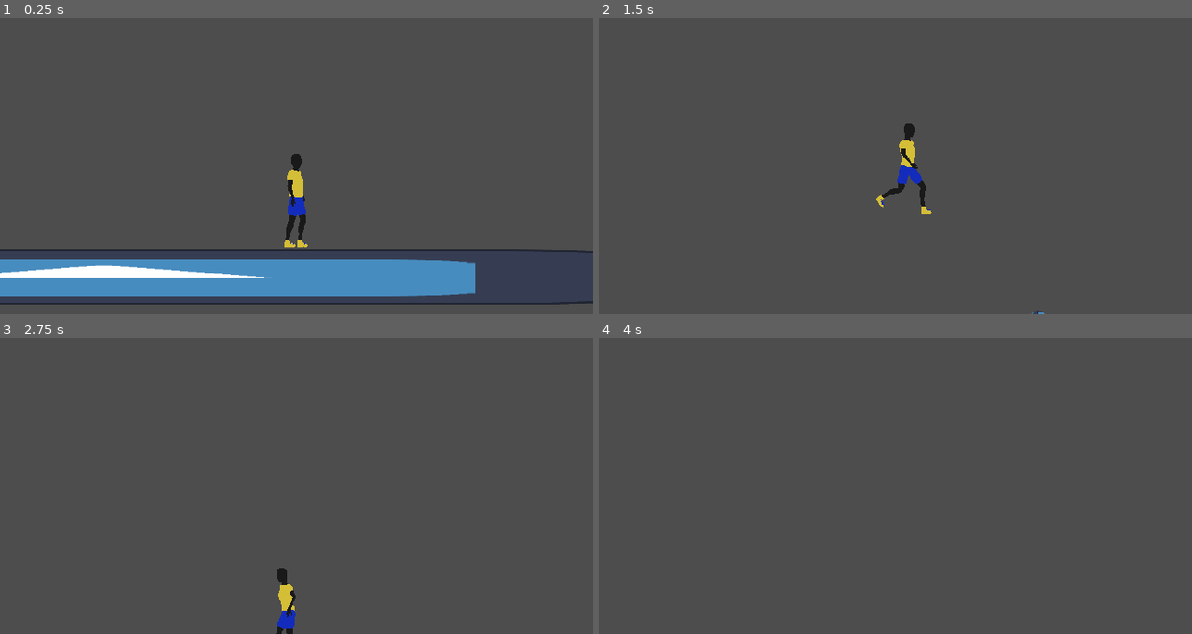
Above: before the commit, frames 1-4 (two rows, left to right).
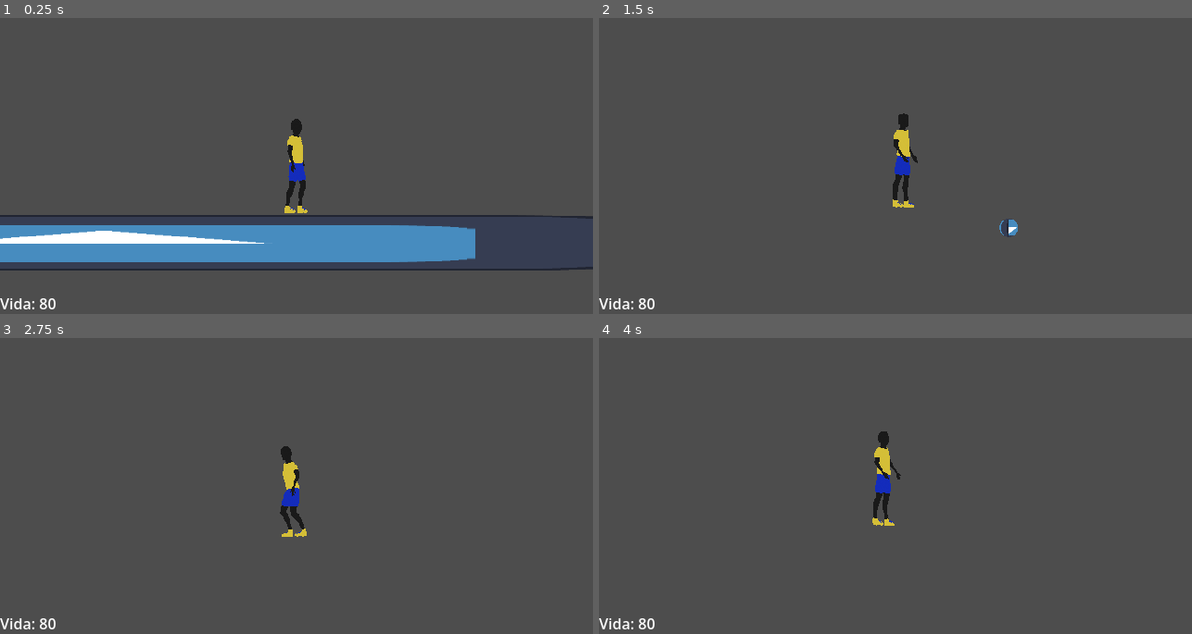
Above: after the commit, the same moments.

Repository: yGabrielT/A-Sombra-de-um-Jogador
Game: Godot game, scene res://Scenes/MainScenes/node_2d.tscn
Two runs of this game, one before a commit and one after it. Both use one fixed random seed, a clock stepped at 60 frames per second and the inputs below. The engine's default icon, where the game draws it, is replaced by a stand-in: a white triangle on a blue panel in a dark square.
Inputs (mouse positions are in pixels of both pictures, inside the frame that each line leads up to):
- Up to frame 1 (0.25 s): no input
- Up to frame 2 (1.5 s): move the mouse to (1025, 151) at 0.52 s; hold D (right) from 0.53 s (still down); right-click (1025, 151) at 0.6 s; tap W (up) at 0.77, 1.07 s; click (1025, 151) at 0.8 s; move the mouse to (776, 180) at 1.27 s; click (776, 180) at 1.35 s
- Up to frame 3 (2.75 s): tap W (up) at 1.52, 1.55, 1.82, 2.1 s; move the mouse to (355, 420) at 2.02 s; release D (right) at 2.03 s; hold A (left) from 2.03 s (still down); right-click (355, 420) at 2.3 s
- Up to frame 4 (4 s): move the mouse to (865, 545) at 2.77 s; release A (left) at 2.78 s; hold D (right) from 2.78 s (still down); right-click (865, 545) at 2.85 s; tap W (up) at 3.02, 3.32, 3.77, 3.8 s; click (865, 545) at 3.05 s; move the mouse to (1073, 530) at 3.52 s; click (1073, 530) at 3.6 s

The runs differ from the first frame. In frame 1, 21% of the frame differs, in the area x 0-100%, y 34-99%; in frame 2, 1.2%; in frame 3, 1.3%; in frame 4, 0.9%.

Commit message:
health system, hud, enemy2 and damage enemies

Diff:
--- a/Scenes/InstaceableScenes/ball.tscn
+++ b/Scenes/InstaceableScenes/ball.tscn
@@ -7,8 +7,9 @@
 [sub_resource type="SphereMesh" id="SphereMesh_g4v7s"]
 
 [node name="Ball" type="RigidBody2D" unique_id=1447658044]
-collision_layer = 2
+collision_layer = 8
 collision_mask = 2
+mass = 0.5
 
 [node name="CollisionShape2D" type="CollisionShape2D" parent="." unique_id=588001314]
 shape = SubResource("CircleShape2D_g4v7s")
--- a/Scenes/InstaceableScenes/card.tscn
+++ b/Scenes/InstaceableScenes/card.tscn
@@ -4,9 +4,10 @@
 [ext_resource type="Script" uid="uid://jro1xyiqnd26" path="res://Scripts/card.gd" id="1_v8kqj"]
 
 [sub_resource type="RectangleShape2D" id="RectangleShape2D_u3jg4"]
+size = Vector2(32, 34)
 
 [node name="Card" type="Area2D" unique_id=449856282]
-collision_layer = 8
+collision_layer = 16
 collision_mask = 4
 script = ExtResource("1_v8kqj")
 
@@ -17,3 +18,5 @@
 modulate = Color(1, 0.90300006, 0.029999971, 1)
 scale = Vector2(0.16, 0.16)
 texture = ExtResource("1_u3jg4")
+
+[connection signal="body_entered" from="." to="." method="_on_body_entered"]
--- a/Scenes/InstaceableScenes/enemy1.tscn
+++ b/Scenes/InstaceableScenes/enemy1.tscn
@@ -2,32 +2,16 @@
 
 [ext_resource type="Script" uid="uid://dpahxfyn4jq82" path="res://Scripts/enemy_1.gd" id="1_613ys"]
 [ext_resource type="Texture2D" uid="uid://cycd0l2yenap2" path="res://icon.svg" id="1_mwujb"]
-[ext_resource type="Script" uid="uid://jro1xyiqnd26" path="res://Scripts/card.gd" id="2_ymk2p"]
-
-[sub_resource type="RectangleShape2D" id="RectangleShape2D_u3jg4"]
-
-[sub_resource type="PackedScene" id="PackedScene_q7bqe"]
-_bundled = {
-"conn_count": 0,
-"conns": PackedInt32Array(),
-"editable_instances": [],
-"id_paths": [PackedInt32Array(), PackedInt32Array()],
-"names": PackedStringArray("Card", "Area2D", "collision_layer", "collision_mask", "script", "CollisionShape2D", "CollisionShape2D", "shape", "Icon", "Sprite2D", "modulate", "scale", "texture"),
-"node_count": 3,
-"node_ids": PackedInt32Array(449856282, 588001314, 761044634),
-"node_paths": [NodePath("."), NodePath(".")],
-"nodes": PackedInt32Array(-1, -1, 1, 0, -1, 3, 2, 0, 3, 1, 4, 2, 0, 1073741824, 0, 6, 5, -1, 1, 7, 3, 0, 1073741825, 0, 9, 8, -1, 3, 10, 4, 11, 5, 12, 6, 0),
-"variants": [8, 4, ExtResource("2_ymk2p"), SubResource("RectangleShape2D_u3jg4"), Color(1, 0.90300006, 0.029999971, 1), Vector2(0.16, 0.16), ExtResource("1_mwujb")],
-"version": 3
-}
+[ext_resource type="PackedScene" uid="uid://dlhmvb5k3ji5p" path="res://Scenes/InstaceableScenes/card.tscn" id="2_ymk2p"]
 
 [sub_resource type="RectangleShape2D" id="RectangleShape2D_mwujb"]
 size = Vector2(52, 116)
 
 [node name="Enemy1" type="Area2D" unique_id=979487273]
-collision_mask = 4
+collision_layer = 2
+collision_mask = 12
 script = ExtResource("1_613ys")
-card_scene = SubResource("PackedScene_q7bqe")
+card_scene = ExtResource("2_ymk2p")
 
 [node name="CollisionShape2D" type="CollisionShape2D" parent="." unique_id=582716315]
 shape = SubResource("RectangleShape2D_mwujb")
@@ -46,3 +30,5 @@
 [node name="RayCast2D" type="RayCast2D" parent="." unique_id=156713887]
 target_position = Vector2(600, 0)
 collision_mask = 5
+
+[connection signal="body_entered" from="." to="." method="_on_body_entered"]
--- /dev/null
+++ b/Scenes/InstaceableScenes/enemy2.tscn
@@ -0,0 +1,32 @@
+[gd_scene format=3 uid="uid://bxmxnrqu6f2qy"]
+
+[ext_resource type="Script" uid="uid://c1my5hdpa4p2s" path="res://Scripts/enemy_2.gd" id="1_jvskp"]
+[ext_resource type="Texture2D" uid="uid://cycd0l2yenap2" path="res://icon.svg" id="3_u7xc0"]
+
+[sub_resource type="RectangleShape2D" id="RectangleShape2D_mwujb"]
+size = Vector2(52, 116)
+
+[node name="Enemy2" type="Area2D" unique_id=979487273]
+collision_layer = 2
+collision_mask = 12
+script = ExtResource("1_jvskp")
+
+[node name="CollisionShape2D" type="CollisionShape2D" parent="." unique_id=582716315]
+shape = SubResource("RectangleShape2D_mwujb")
+
+[node name="Icon" type="Sprite2D" parent="." unique_id=1710925286]
+modulate = Color(0.43628728, 0.58721334, 0, 1)
+scale = Vector2(0.40625, 0.859375)
+texture = ExtResource("3_u7xc0")
+
+[node name="Icon" type="Sprite2D" parent="Icon" unique_id=947950936]
+modulate = Color(0.45189482, 0.58288884, 1.92523e-07, 1)
+position = Vector2(61.538464, 5.818182)
+scale = Vector2(0.40625, 0.859375)
+texture = ExtResource("3_u7xc0")
+
+[node name="RayCast2D" type="RayCast2D" parent="." unique_id=156713887]
+target_position = Vector2(75, 0)
+collision_mask = 5
+
+[connection signal="body_entered" from="." to="." method="_on_body_entered"]
--- a/Scenes/InstaceableScenes/player.tscn
+++ b/Scenes/InstaceableScenes/player.tscn
@@ -790,19 +790,20 @@
 states/jump/node = SubResource("AnimationNodeAnimation_8y1xv")
 states/jump/position = Vector2(720, 43)
 states/shoot/node = SubResource("AnimationNodeAnimation_2tyck")
-states/shoot/position = Vector2(381, 178)
+states/shoot/position = Vector2(388, 161)
 states/walk/node = SubResource("AnimationNodeAnimation_p4k0b")
 states/walk/position = Vector2(295, 43)
 transitions = ["idle", "walk", SubResource("AnimationNodeStateMachineTransition_2quun"), "walk", "idle", SubResource("A …(1184 unchanged characters)…
-graph_offset = Vector2(-373.2863, 43)
-
-[node name="Player" type="CharacterBody2D" unique_id=1071459687]
+graph_offset = Vector2(34.713715, 32)
+
+[node name="Player" type="CharacterBody2D" unique_id=1071459687 node_paths=PackedStringArray("camera")]
 collision_layer = 4
-collision_mask = 9
+collision_mask = 17
 script = ExtResource("1_xqo16")
 speed = 400
 shoot_strength = 700
 ball_scene = ExtResource("2_bs8co")
+camera = NodePath("Cam")
 
 [node name="CollisionShape2D" type="CollisionShape2D" parent="." unique_id=1012738748]
 shape = SubResource("CapsuleShape2D_g4v7s")
@@ -836,4 +837,26 @@
 advance_expression_base_node = NodePath("..")
 anim_player = NodePath("../AnimationPlayer")
 
+[node name="Cam" type="Camera2D" parent="." unique_id=1425482385]
+
+[node name="PanelContainer" type="Control" parent="Cam" unique_id=1072234420]
+layout_mode = 3
+anchors_preset = 0
+offset_left = -320.0
+offset_top = -160.0
+offset_right = 320.0
+offset_bottom = 160.0
+
+[node name="RichTextLabel" type="RichTextLabel" parent="Cam/PanelContainer" unique_id=621566342]
+layout_mode = 1
+anchors_preset = 2
+anchor_top = 1.0
+anchor_bottom = 1.0
+offset_top = -23.0
+offset_right = 118.0
+offset_bottom = 1.0
+grow_vertical = 0
+size_flags_horizontal = 0
+text = "Vida: 100"
+
 [connection signal="area_entered" from="MeleeHitbox" to="." method="_on_melee_hitbox_area_entered"]
--- /dev/null
+++ b/Scenes/InstaceableScenes/teste.tscn
@@ -0,0 +1,15 @@
+[gd_scene format=3 uid="uid://b4f4dtfc5bvxx"]
+
+[node name="Teste" type="Control" unique_id=460307042]
+layout_mode = 3
+anchors_preset = 15
+anchor_right = 1.0
+anchor_bottom = 1.0
+grow_horizontal = 2
+grow_vertical = 2
+
+[node name="TextEdit" type="TextEdit" parent="." unique_id=1634296860]
+layout_mode = 0
+offset_right = 112.0
+offset_bottom = 45.0
+text = "teste"
--- a/Scenes/MainScenes/node_2d.tscn
+++ b/Scenes/MainScenes/node_2d.tscn
@@ -4,15 +4,15 @@
 [ext_resource type="PackedScene" uid="uid://jolm6nu8s3" path="res://Scenes/InstaceableScenes/player.tscn" id="2_ey2t1"]
 [ext_resource type="PackedScene" uid="uid://cw220udyo54ey" path="res://Scenes/InstaceableScenes/enemy1.tscn" id="3_ey2t1"]
 [ext_resource type="Script" uid="uid://cjersx80p6f7d" path="res://Scripts/game_controller.gd" id="4_a1ksf"]
+[ext_resource type="PackedScene" uid="uid://bxmxnrqu6f2qy" path="res://Scenes/InstaceableScenes/enemy2.tscn" id="5_8wmor"]
 
 [sub_resource type="RectangleShape2D" id="RectangleShape2D_yf5fn"]
 size = Vector2(1179, 61)
 
 [node name="World" type="Node2D" unique_id=1886075766]
 
-[node name="Player" parent="." unique_id=1071459687 node_paths=PackedStringArray("camera") groups=["Player"] instance=ExtResource("2_ey2t1")]
+[node name="Player" parent="." unique_id=1071459687 groups=["Player"] instance=ExtResource("2_ey2t1")]
 position = Vector2(780, 542)
-camera = NodePath("../Cam")
 
 [node name="Terrain" type="Node2D" parent="." unique_id=370719234]
 
@@ -28,8 +28,6 @@
 position = Vector2(576.5, 631.5)
 shape = SubResource("RectangleShape2D_yf5fn")
 
-[node name="Cam" type="Camera2D" parent="." unique_id=707581033]
-
 [node name="Enemy1" parent="." unique_id=979487273 instance=ExtResource("3_ey2t1")]
 position = Vector2(98, 542)
 
@@ -37,3 +35,6 @@
 
 [node name="GameController" type="Node2D" parent="GameControllers" unique_id=920766714]
 script = ExtResource("4_a1ksf")
+
+[node name="Enemy2" parent="." unique_id=158617224 instance=ExtResource("5_8wmor")]
+position = Vector2(226, 540)
--- a/Scripts/card.gd
+++ b/Scripts/card.gd
@@ -13,3 +13,11 @@
 		self.position.x += 2
 	else:
 		self.position.x -= 2
+
+
+
+
+
+func _on_body_entered(body: Node2D) -> void:
+	body.health -= 10
+	queue_free()
--- a/Scripts/enemy_1.gd
+++ b/Scripts/enemy_1.gd
@@ -1,8 +1,8 @@
 extends Area2D
 
-@export var shoot_cooldown := 1
+@export var shoot_cooldown := 3
 @export var card_scene : PackedScene
-
+@export var health := 100
 @onready var raycast := $RayCast2D
 var can_shoot := true
 var shoot_timer : float
@@ -24,6 +24,8 @@
 
 	if raycast.get_collider() != null && raycast.get_collider().name == "Player":
 		shoot_card(delta)
+	if health <= 0:
+		queue_free()
 
 
 func shoot_card(delta):
@@ -41,3 +43,10 @@
 		else:
 			can_shoot = true
 			shoot_timer = 0
+
+
+
+func _on_body_entered(body: Node2D) -> void:
+	if body.name == "Ball":
+		health -= 35
+		body.queue_free()
--- /dev/null
+++ b/Scripts/enemy_2.gd
@@ -0,0 +1,53 @@
+extends Area2D
+
+@export var shoot_cooldown := 1
+@export var card_scene : PackedScene
+@export var health := 100
+@onready var raycast := $RayCast2D
+var can_melee := true
+var melee_timer : float
+var can_walk := true
+var direction = 1
+
+# Called when the node enters the scene tree for the first time.
+func _ready() -> void:
+	pass # Replace with function body.
+
+
+# Called every frame. 'delta' is the elapsed time since the previous frame.
+func _physics_process(delta: float) -> void:
+	if Global.game_controller.player.global_position.x < self.global_position.x:
+		self.scale.x = -1
+		direction = -1
+		if can_melee:
+			self.position.x -= 2
+	else:
+		direction = 1
+		self.scale.x = 1
+		if can_melee:
+			self.position.x += 2
+	if raycast.get_collider() != null && raycast.get_collider().name == "Player":
+		if can_melee:
+			can_melee = false
+			print("atacou na mão")
+			Global.game_controller.player.health -= 10
+	melee(delta)
+	if health <= 0:
+		queue_free()
+
+
+func melee(delta):
+
+	if !can_melee:
+		if melee_timer < shoot_cooldown:
+			melee_timer += delta
+		else:
+			can_melee = true
+			melee_timer = 0
+
+
+
+func _on_body_entered(body: Node2D) -> void:
+	if body.name == "Ball":
+		health -= 35
+		body.queue_free()
--- a/Scripts/player_controller.gd
+++ b/Scripts/player_controller.gd
@@ -9,6 +9,8 @@
 @export var meele_hitbox_timer := .1
 @export var ball_scene : PackedScene
 @export var camera : Camera2D
+@export var shoot_cooldown : float = .8
+@export var health := 80
 
 @onready var ball_pos := $BallPosition
 @onready var meele_hitbox := $MeleeHitbox
@@ -25,36 +27,44 @@
 var meleeing : bool
 var jumping : bool
 var falling : bool
+var shoot_timer : float
+var can_shoot : bool = true
 
 func _ready() -> void:
 	inverse_pos = -(ball_pos.position.x)
 
 func _physics_process(delta: float) -> void:
 	walk(delta)
+
+	move_and_slide()
+
+func _process(delta: float) -> void:
 	if Input.is_action_just_pressed("up"):
 		jump()
-	if Input.is_action_just_pressed("shoot"):
+	if Input.is_action_just_pressed("shoot") and can_shoot:
+		can_shoot = false
 		shoot()
 	if Input.is_action_just_pressed("melee"):
 		melee()
 	mouse_pos = get_global_mouse_position()
 	direction_to_mouse = self.global_position.direction_to(mouse_pos)
-
-	if direction_to_mouse.x < 0:
-		meele_hitbox.position.x = inverse_pos
-		meele_hitbox.rotation = deg_to_rad(-180)
-		ball_pos.position.x = inverse_pos
-		ball_pos.rotation = deg_to_rad(-180)
-		char_sprite.flip_h = true
-	if direction_to_mouse.x > 0:
-		ball_pos.position.x = absf(ball_pos.position.x)
-		meele_hitbox.rotation = deg_to_rad(0)
-		meele_hitbox.position.x = absf(ball_pos.position.x)
-		ball_pos.rotation = deg_to_rad(0)
-		char_sprite.flip_h = false
+	handle_animations()
+	if raw_speed == 0:
+		if direction_to_mouse.x < 0:
+			meele_hitbox.position.x = inverse_pos
+			meele_hitbox.rotation = deg_to_rad(-180)
+			ball_pos.position.x = inverse_pos
+			ball_pos.rotation = deg_to_rad(-180)
+			char_sprite.flip_h = true
+		if direction_to_mouse.x > 0:
+			ball_pos.position.x = absf(ball_pos.position.x)
+			meele_hitbox.rotation = deg_to_rad(0)
+			meele_hitbox.position.x = absf(ball_pos.position.x)
+			ball_pos.rotation = deg_to_rad(0)
+			char_sprite.flip_h = false
 	follow_camera(delta)
-	move_and_slide()
-	handle_animations()
+	handle_timers(delta)
+	handle_hud()
 
 func walk(delta: float) -> void:
 	raw_speed = Input.get_axis("left","right") * speed
@@ -99,7 +109,7 @@
 	camera.global_position = Vector2(middle_of_cam_and_mouse_x, middle_of_cam_and_mouse_y)
 
 func _on_melee_hitbox_area_entered(area: Area2D) -> void:
-	print(area)
+	area.health -= 50
 
 func handle_animations() -> void:
 	#print(char_sprite.is_playing())
@@ -118,7 +128,20 @@
 		#else:
 			#if char_sprite.animation != "fall" and char_sprite.animation != "shoot" and char_sprite.animation != "head_bump":
 				#char_sprite.play("idle")
+
 	char_sprite.flip_h = true if raw_speed < 0 else false
 	var idle = true if raw_speed == 0 else false
 	anim_tree.set("parameters/conditions/idle", idle)
 	anim_tree.set("parameters/conditions/walk", !idle)
+
+func handle_timers(delta : float):
+	#Shoot Timer
+	if !can_shoot:
+		if shoot_timer >= shoot_cooldown:
+			shoot_timer = 0.0
+			can_shoot = true
+		else:
+			shoot_timer += delta
+
+func handle_hud():
+	$Cam/PanelContainer/RichTextLabel.text = "Vida: " + str(health)
--- a/project.godot
+++ b/project.godot
@@ -79,6 +79,7 @@
 2d_physics/layer_2="Enemy"
 2d_physics/layer_3="Player"
 2d_physics/layer_4="Projetil"
+2d_physics/layer_5="Projetil Inimigo"
 
 [physics]
 
Not shown, added: Scripts/enemy_2.gd.uid
